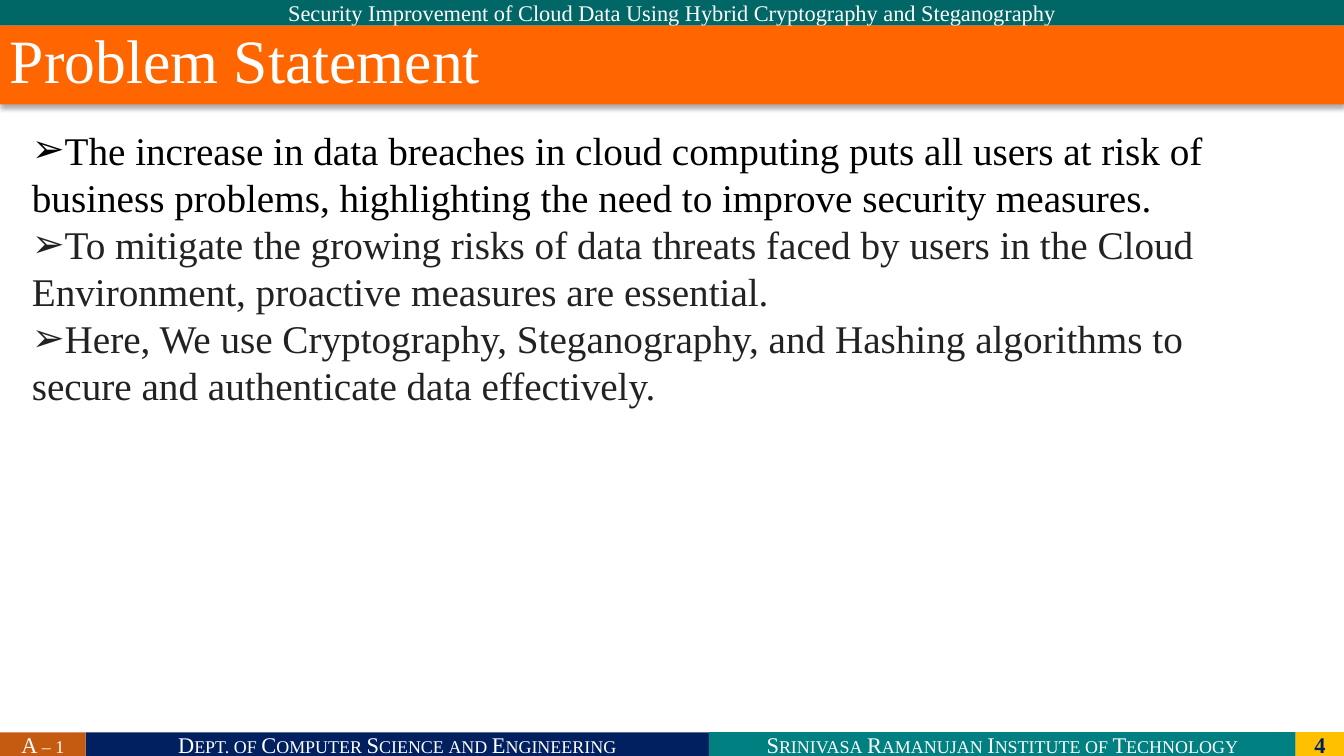
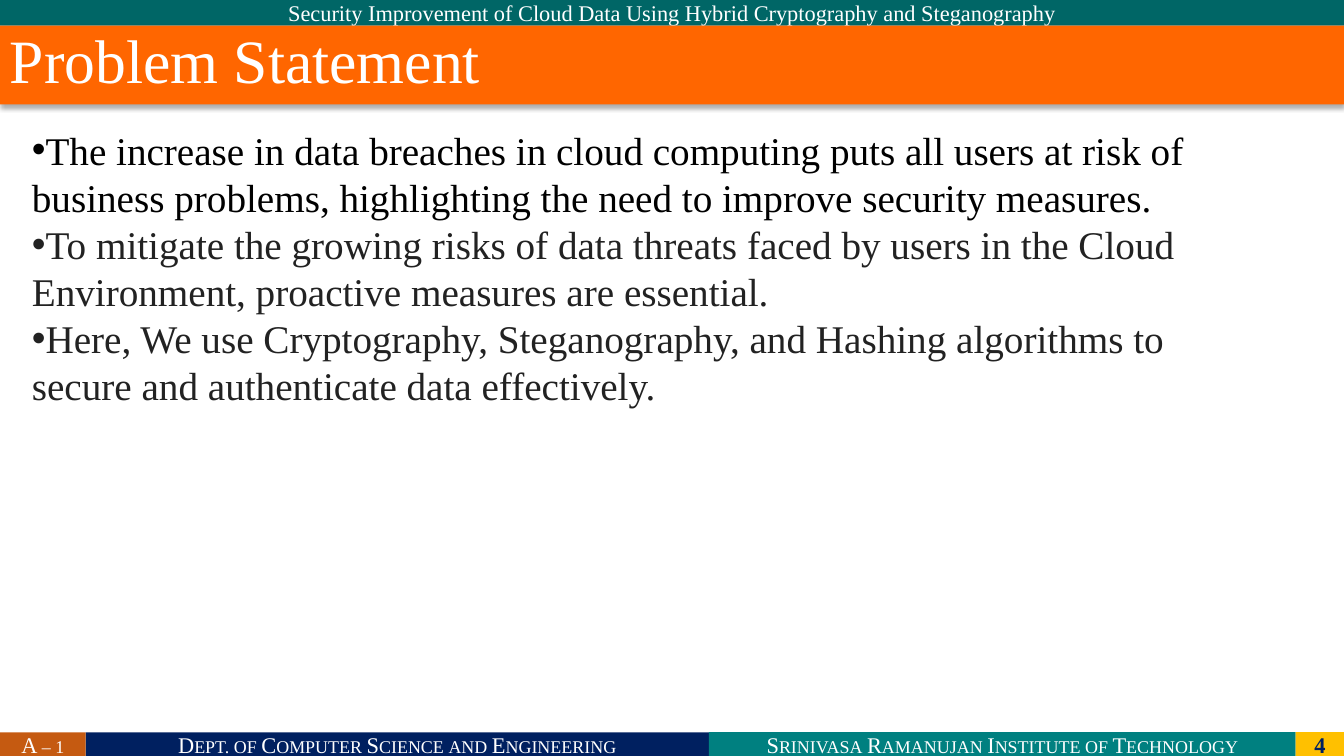
Before and after one commit to SRIT-CSE/SAFE-SHARING-ACESS-CONTROL-FOR-CLOUD-STORED-DATA, a slide deck: slide 4 of bhavana-522/Batch-A1-2024(2).pptx. Drawn at 1344x756 pixels with LibreOffice and Linux fonts; fonts in the diff are those of the drawing; background and template pictures are left out. Boxes give left, top, right and bottom in pixels: in the first picture for what was removed or moved away, otherwise in the second. Text is boxed around its words. In the diff, an @@ line names an element or a change of style, - is before the commit and + after.

```diff
--- a/bhavana-522/Batch-A1-2024(2).pptx
+++ b/bhavana-522/Batch-A1-2024(2).pptx
@@ text "The increase in data breaches ..." at (x1=32, y1=137, x2=1184, y2=408): bullet ➢ to •; line spacing 0.9 to 1 @@
```
Also in this commit, not shown: 4 other slides changed.
